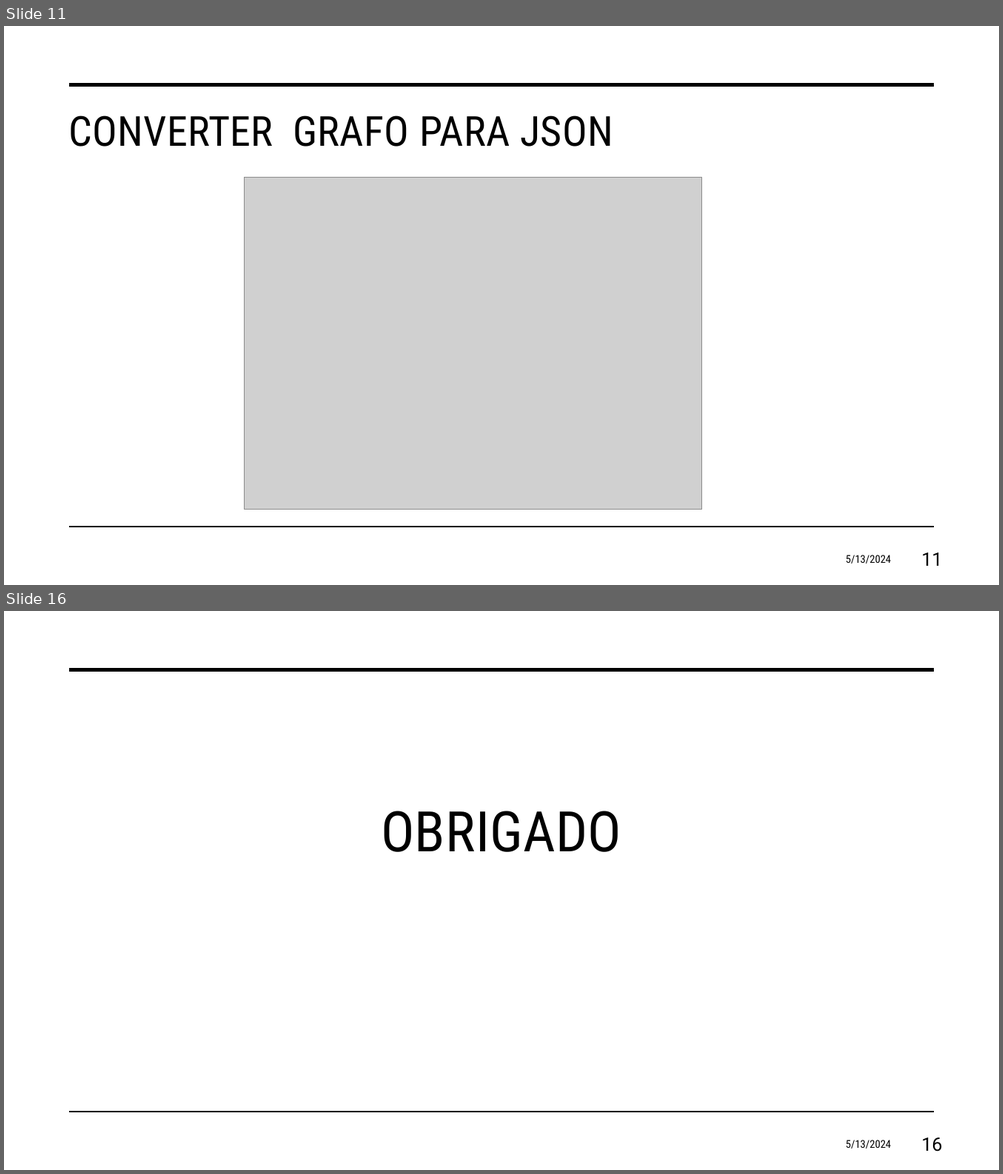
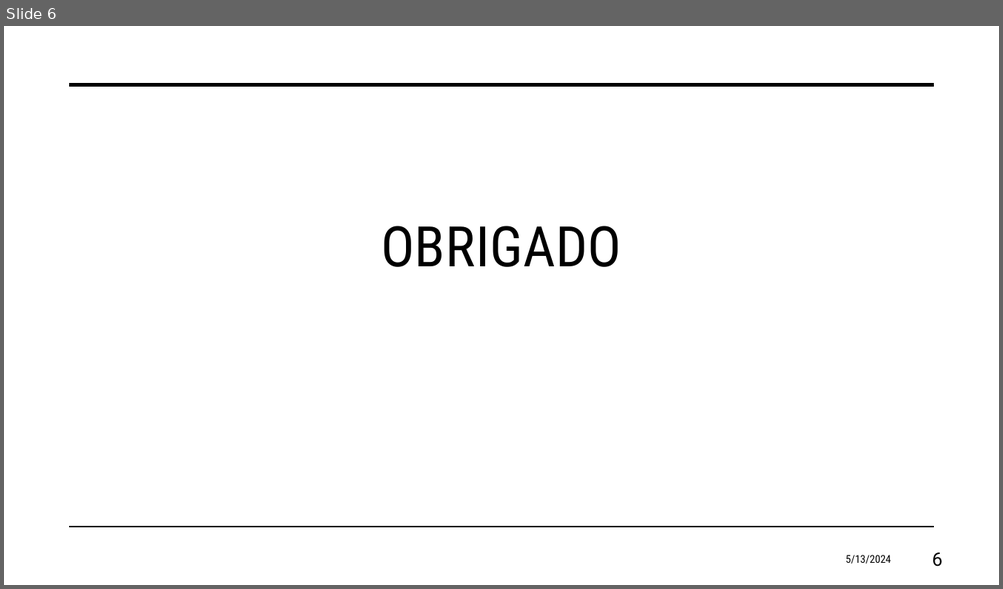
Before and after one commit to eduardosavian/chess-horse-tour, a slide deck: Presentation.pptx. Shown one above the other, each under a label of ours: slides 11 and 16 before the commit, slide 6 after it; the slides between them are not shown. The pictures are 1003x1174 and 1003x589 pixels, drawn with LibreOffice and Linux fonts; fonts in the diff are those of the drawing; grey boxes stand for pictures. Boxes give left, top, right and bottom in pixels: in the first picture for what was removed or moved away, otherwise in the second. Text is boxed around its words. In the diff, an @@ line names an element or a change of style, - is before the commit and + after.

```diff
--- a/Presentation.pptx
+++ b/Presentation.pptx
@@ slide 11 removed at [4, 26, 999, 585], background #FFFFFF; not listed: 2 template elements that a slide beside it also shows @@
@@ title removed at [68, 116, 612, 147] @@
-CONVERTER GRAFO PARA JSON
@@ picture removed at [244, 178, 702, 509] @@
@@ text removed at [845, 555, 891, 564] @@
-5/13/2024
@@ page number removed at [921, 553, 942, 566] @@
-11
@@ what was slide 16 is now slide 6 @@
@@ page number at [932, 553, 942, 567]: text changed @@
-16
+6
```
Also in this commit, not shown: 5 slides changed, 9 other slides removed, 4 other files.
